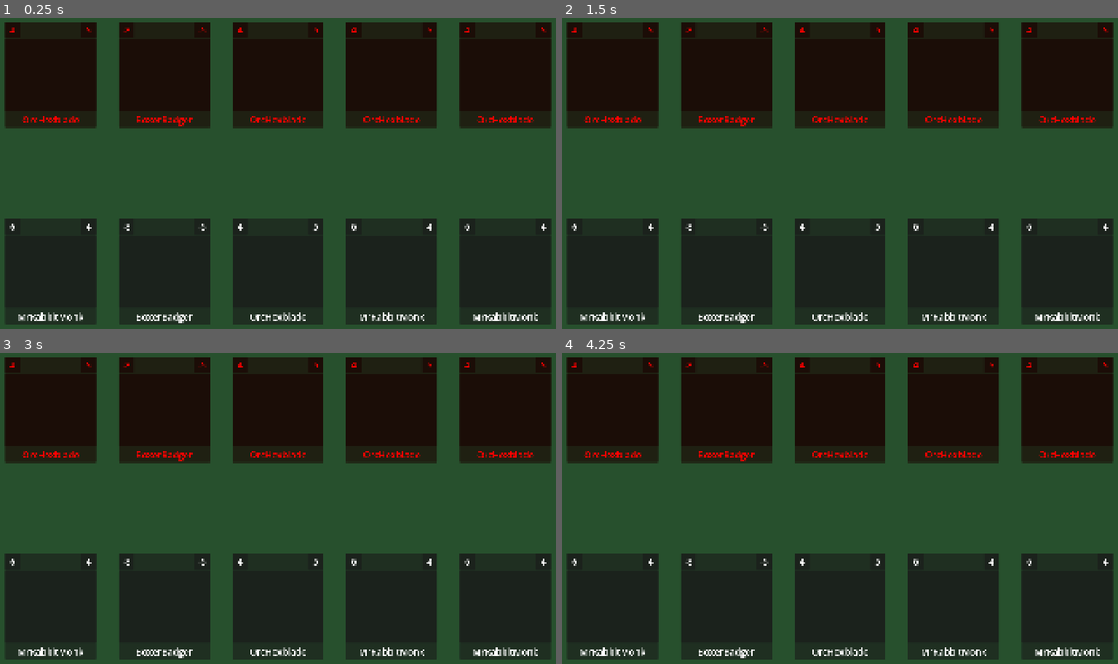
Above: before the commit, frames 1-4 (two rows, left to right).
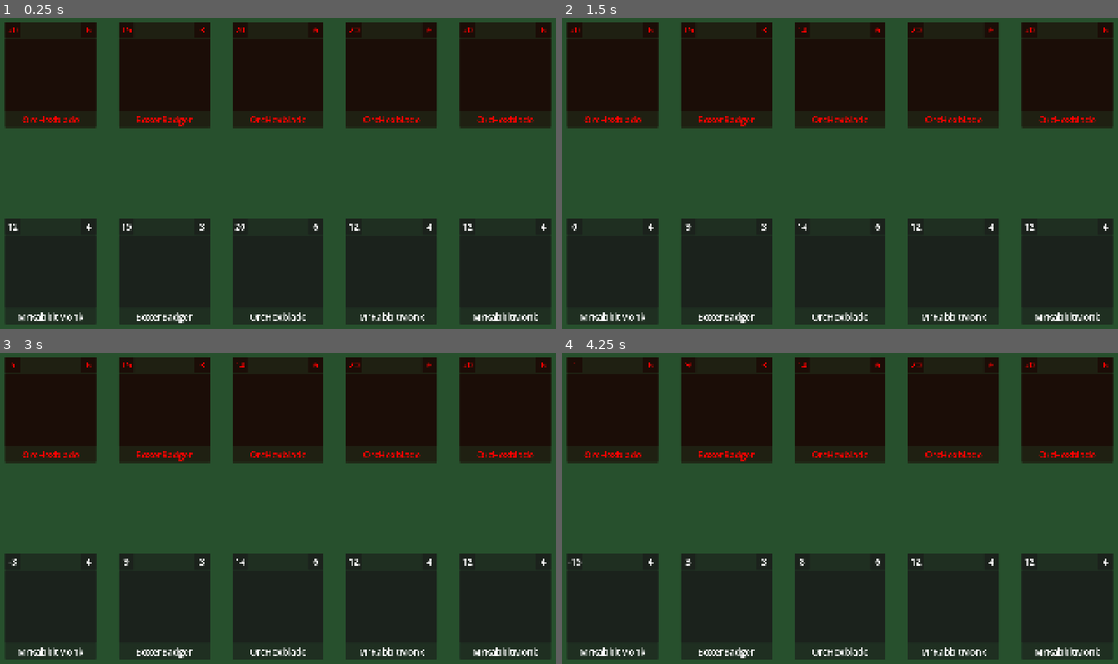
Above: after the commit, the same moments.

Repository: Castorfiber92/spelprojekt_jfk
Game: Godot game, scene res://Scenes/main.tscn
Same seed, same stepped clock (60 frames per second), same inputs: the game is played once before the commit and once after it.
Inputs:
- Up to frame 1 (0.25 s): no input
- Up to frame 2 (1.5 s): tap Enter (ui_accept) at 0.5, 0.6, 0.77, 1.07, 1.35 s
- Up to frame 3 (3 s): tap Enter (ui_accept) at 1.52, 1.82, 2, 2.1, 2.75, 2.85 s
- Up to frame 4 (4.25 s): tap Enter (ui_accept) at 3.02, 3.32, 3.5, 3.6, 3.77, 4.07 s

The runs differ from the first frame. In frame 1, 0.3% of the frame differs, in the area x 1-99%, y 3-69%; in frame 2, 0.3%; in frame 3, 0.3%; in frame 4, 0.3%.

Commit message:
Added basic combat functionality, behavior works, basic actions, turns
Added basic combat functionality with updated UI. Press space to update visuals and have the next hero act based on their speed. Added constant scripts and other minor things too.

Diff:
--- /dev/null
+++ b/Resources/Behavior/Basic Actions/Base Scripts/attack_basic.gd
@@ -0,0 +1,17 @@
+extends Behavior
+class_name attack_basic_behavior
+
+func on_execute_action(data):
+	# Calculate Damage
+	# We start with base damage and let other behaviors (like 'Strength' or 'Weakness') modify it
+	print("Initializing attack action")
+	var targets = data as Array[Hero]
+	for i in targets:
+		var damage = owner_hero.current_damage
+		var final_damage = owner_hero.apply_value_modifier("on_calculate_damage", int(damage))
+		# Apply the Attack
+		# This triggers 'on_damage_taken' inside the target hero
+		i.take_damage(final_damage, owner_hero)
+
+		# Visual Feedback
+		print(owner_hero.hero_data.name, " attacks ", i.hero_data.name, " for ", final_damage)
--- /dev/null
+++ b/Resources/Behavior/Basic Actions/attack_basic.tres
@@ -0,0 +1,9 @@
+[gd_resource type="Resource" script_class="attack_basic_behavior" format=3 uid="uid://c6ixr6o3yurip"]
+
+[ext_resource type="Script" uid="uid://d4igq00opuk1n" path="res://Resources/Behavior/Basic Actions/Base Scripts/attack_basic.gd" id="1_tiafd"]
+
+[resource]
+script = ExtResource("1_tiafd")
+name = "Basic Attack"
+target_team = 1
+metadata/_custom_type_script = "uid://d4igq00opuk1n"
--- /dev/null
+++ b/Resources/Behavior/Basic Actions/attack_multi.tres
@@ -0,0 +1,10 @@
+[gd_resource type="Resource" script_class="attack_basic_behavior" format=3 uid="uid://3ysv4ls6by1l"]
+
+[ext_resource type="Script" uid="uid://d4igq00opuk1n" path="res://Resources/Behavior/Basic Actions/Base Scripts/attack_basic.gd" id="1_18o8k"]
+
+[resource]
+script = ExtResource("1_18o8k")
+name = "Basic Multi"
+target_team = 1
+target_type = 1
+metadata/_custom_type_script = "uid://d4igq00opuk1n"
--- /dev/null
+++ b/Resources/Behavior/Passive Abilities/BonusDamage/Base Script/bonus_damage_base.gd
@@ -0,0 +1,4 @@
+extends Behavior
+class_name bonus_damage_behavior
+
+@export var bonus_damage : int
--- /dev/null
+++ b/Resources/Behavior/Passive Abilities/BonusDamage/bonus_damage_1.tres
@@ -0,0 +1,9 @@
+[gd_resource type="Resource" script_class="bonus_damage_behavior" format=3 uid="uid://b6e67a72vwacx"]
+
+[ext_resource type="Script" uid="uid://drv1abgk13i6" path="res://Resources/Behavior/Passive Abilities/BonusDamage/Base Script/bonus_damage_base.gd" id="1_yvg5t"]
+
+[resource]
+script = ExtResource("1_yvg5t")
+bonus_damage = 1
+name = "1 Bonus Damage"
+metadata/_custom_type_script = "uid://drv1abgk13i6"
--- /dev/null
+++ b/Resources/Behavior/Passive Abilities/Crit/Base Script/crit_base.gd
@@ -0,0 +1,4 @@
+extends Behavior
+class_name crit_behavior
+@export var damage_multiplier: float = 1.5
+@export var chance: float = 1.3
--- /dev/null
+++ b/Resources/Behavior/Passive Abilities/Crit/crit_basic.tres
@@ -0,0 +1,8 @@
+[gd_resource type="Resource" script_class="crit_basic" format=3 uid="uid://bpksvfrvavtvi"]
+
+[ext_resource type="Script" uid="uid://cbr7687fkpjye" path="res://Resources/Behavior/Passive Abilities/Crit/Base Script/crit_base.gd" id="1_1lpus"]
+
+[resource]
+script = ExtResource("1_1lpus")
+name = "Basic Crit"
+metadata/_custom_type_script = "uid://cbr7687fkpjye"
--- /dev/null
+++ b/Resources/Behavior/Passive Abilities/Crit/crit_normal.tres
@@ -0,0 +1,9 @@
+[gd_resource type="Resource" script_class="crit_basic" format=3 uid="uid://cyesm6lcwprv3"]
+
+[ext_resource type="Script" uid="uid://cbr7687fkpjye" path="res://Resources/Behavior/Passive Abilities/Crit/Base Script/crit_base.gd" id="1_y7nx0"]
+
+[resource]
+script = ExtResource("1_y7nx0")
+damage_multiplier = 2.0
+name = "Normal Crit"
+metadata/_custom_type_script = "uid://cbr7687fkpjye"
--- a/Resources/Hero/BoxerBadger.tres
+++ b/Resources/Hero/BoxerBadger.tres
@@ -1,10 +1,14 @@
 [gd_resource type="Resource" script_class="HeroData" format=3 uid="uid://dknc6qefv1ye"]
 
 [ext_resource type="Script" uid="uid://cg6we33ta62qy" path="res://Scripts/Heroes/HeroData.gd" id="1_16sy4"]
+[ext_resource type="Resource" uid="uid://c6ixr6o3yurip" path="res://Resources/Behavior/Basic Actions/attack_basic.tres" id="1_ydoiv"]
 
 [resource]
 script = ExtResource("1_16sy4")
 name = "BoxerBadger"
-base_HP = -8
-base_damage = -5
+base_HP = 15
+base_damage = 3
+base_speed = 1
+base_range = 1
+base_action = ExtResource("1_ydoiv")
 metadata/_custom_type_script = "uid://cg6we33ta62qy"
--- a/Resources/Hero/MrRabbitMonk.tres
+++ b/Resources/Hero/MrRabbitMonk.tres
@@ -1,10 +1,14 @@
 [gd_resource type="Resource" script_class="HeroData" format=3 uid="uid://blppyby2i0jom"]
 
 [ext_resource type="Script" uid="uid://cg6we33ta62qy" path="res://Scripts/Heroes/HeroData.gd" id="1_ai3un"]
+[ext_resource type="Resource" uid="uid://c6ixr6o3yurip" path="res://Resources/Behavior/Basic Actions/attack_basic.tres" id="1_gaoj5"]
 
 [resource]
 script = ExtResource("1_ai3un")
 name = "MrRabbitMonk"
-base_HP = 6
+base_HP = 12
 base_damage = 4
+base_speed = 1
+base_range = 1
+base_action = ExtResource("1_gaoj5")
 metadata/_custom_type_script = "uid://cg6we33ta62qy"
--- a/Resources/Hero/OrcHexblade.tres
+++ b/Resources/Hero/OrcHexblade.tres
@@ -1,10 +1,14 @@
 [gd_resource type="Resource" script_class="HeroData" format=3 uid="uid://dvivwugrwh8vr"]
 
+[ext_resource type="Resource" uid="uid://c6ixr6o3yurip" path="res://Resources/Behavior/Basic Actions/attack_basic.tres" id="1_v47r8"]
 [ext_resource type="Script" uid="uid://cg6we33ta62qy" path="res://Scripts/Heroes/HeroData.gd" id="1_x5tnt"]
 
 [resource]
 script = ExtResource("1_x5tnt")
 name = "OrcHexblade"
-base_HP = 4
-base_damage = 5
+base_HP = 20
+base_damage = 6
+base_speed = 3
+base_range = 3
+base_action = ExtResource("1_v47r8")
 metadata/_custom_type_script = "uid://cg6we33ta62qy"
--- a/Scenes/HeroSlot.gd
+++ b/Scenes/HeroSlot.gd
@@ -1,7 +1,7 @@
 extends PanelContainer
 class_name HeroSlot
 
-@export var active_hero : Hero
+@export var hero : Hero
 #enum team {HERO_ENEMY, HERO_PLAYER}
 @export var hp_label : Label
 @export var damage_label : Label
@@ -24,13 +24,13 @@
 func update_info():
 	##We are calling this whenever we need to update the labels
 	##First we check that there is, in fact, a active hero in the slot (error-check)
-	if active_hero != null:
+	if hero != null:
 		##If there is, we convert the correct variables to strings and update the information
 		##First, we show the labels again
 		toggle_visibility()
-		hp_label.text = str(active_hero.current_HP)
-		damage_label.text = str(active_hero.current_damage)
-		name_label.text = active_hero.hero_data.name
+		hp_label.text = str(hero.current_HP)
+		damage_label.text = str(hero.current_damage)
+		name_label.text = hero.hero_data.name
 	else:
 		##If there is NO hero
 		##Hide the labels
--- a/Scripts/Behaviors/Base/Behavior.gd
+++ /dev/null
@@ -1,16 +0,0 @@
-class_name Behavior
-
-@export var name : String
-##var owner_hero: Hero
-
-##Below we will have functions for every event we want to check
-##which means on_hit, on_death, on_taking_damage etc etc.
-##Then, we create resources for each behaviorData and define what said behavior is doing on every
-##event.
-
-func on_attack():
-	print("Notcrit")
-	pass
-
-func on_death():
-	pass
--- /dev/null
+++ b/Scripts/Behaviors/Base/BehaviorBase.gd
@@ -0,0 +1,31 @@
+extends Resource
+class_name BehaviorBase
+
+@export var name : String
+var owner_hero: Hero
+@export var target_team: Enums.Team
+@export var target_type: Enums.Target
+##0 range for self-targeting or if we are not using a custom range
+@export_range(0,5) var range : int
+##Below we will have functions for every event we want to check
+##which means on_hit, on_death, on_taking_damage etc etc.
+##Then, we create resources for each behaviorData and define what said behavior is doing on every
+##event.
+
+func on_execute_action(data):
+	pass
+
+func on_start_of_battle(data):
+	pass
+
+func on_attack(data):
+	pass
+
+func on_damage_dealt(data):
+	pass
+
+func on_damage_taken(data):
+	pass
+
+func on_death(data):
+	pass
--- /dev/null
+++ b/Scripts/Behaviors/Behavior.gd
@@ -0,0 +1,2 @@
+extends BehaviorBase
+class_name Behavior
--- a/Scripts/Behaviors/Behavior_Crit.gd
+++ /dev/null
@@ -1,4 +0,0 @@
-extends Behavior
-
-func on_attack():
-	print("Crit")
--- /dev/null
+++ b/Scripts/Behaviors/StatusEffect.gd
@@ -0,0 +1,2 @@
+extends BehaviorBase
+class_name StatusEffect
--- a/Scripts/Combat/CombatManager.gd
+++ b/Scripts/Combat/CombatManager.gd
@@ -2,15 +2,136 @@
 class_name CombatManager
 
 @export var combat_ui : CombatUI
-@export var slots : Array[HeroSlot]
+##hero is the key, slot is the value
+var hero_to_slot_map : Dictionary = {}
+var player_slots : Array[HeroSlot]
+var enemy_slots : Array[HeroSlot]
+var active_hero : Hero
+
 ##Below is temporary, for testing
 @export var player_heroes : Array[HeroData]
 @export var enemy_heroes : Array[HeroData]
 
+##Preloading the packed scene, this should not be here later. Create a preload script with
+##constant paths that we can check
 @onready var hero_slot: = preload("res://Scenes/HeroSlot.tscn")
 
 func _ready() -> void:
 	create_slots()
+	start_next_turn()
+
+# The Helper Function
+func wait_for_input(action_name: String):
+	# This loop 'pauses' the logic without freezing the game engine
+	while true:
+		# Wait for exactly one frame to pass
+		await get_tree().process_frame
+
+		# Check if the specific action (Space/Enter) was just pressed
+		if Input.is_action_just_pressed(action_name):
+			return # This 'resolves' the await in the calling function
+
+func start_next_turn():
+	active_hero = null
+	## Get all active heroes from the dictionary that has not yet moved
+	var candidates : Array[Hero]
+	for hero : Hero in hero_to_slot_map.keys():
+		if not hero.has_acted:
+			candidates.append(hero)
+
+	if candidates.is_empty():
+		print("Press SPACE to start the round...")
+		await wait_for_input("ui_accept")
+		print("Next round started!")
+		reset_round()
+		return
+	## Sort the heroes based on their speed
+	## Higher speed moves first
+	candidates.sort_custom(func(a, b): return a.current_speed > b.current_speed)
+
+	## The first hero in the sorted list is the winner
+	active_hero = candidates[0]
+	print("Next to act: ", active_hero.hero_data.name)
+	await wait_for_input("ui_accept")
+	# Trigger the turn flow
+	execute_turn(active_hero)
+	# Update the visuals
+	update_UI()
+
+func update_UI():
+	for slot in hero_to_slot_map.values():
+		slot.update_info()
+
+func execute_turn(hero: Hero):
+	# We grab the base action, that might be a heal, an attack etc.
+	var base_action = hero.hero_data.base_action
+	# We find a proper target(s) for the action
+	# We might need additional checks here for single target/multi target etc
+	var targets = get_valid_targets(hero, base_action)
+	# After finding a target, we perform the action
+	perform_action(hero, targets)
+
+func perform_action(source : Hero, targets: Array[Hero]):
+	# We trigger the actual behavior event on the corresponding target
+	print("performing action...")
+	source.trigger_behavior_event("on_execute_action", targets)
+	# We update that the hero has made their action
+	source.has_acted = true
+	# We start the next turn
+	start_next_turn()
+
+func get_valid_targets(source: Hero, action: Behavior) -> Array[Hero]:
+	var candidates: Array[HeroSlot] = []
+
+	# Determine which team array to look at by the definition in a behavior
+	match action.target_team:
+		Enums.Team.ENEMY:
+			candidates = get_enemy_slots(source)
+		Enums.Team.FRIEND:
+			candidates = get_friendly_slots(source)
+		Enums.Team.SELF:
+			return [source]
+
+	# Determine the range to use, if the range of the action is set to 0 we use the range of the hero
+	var r = action.range if action.range > 0 else source.current_range
+	var action_range = source.apply_value_modifier("on_calculate_range", r)
+
+	# Filter by Range
+	var reachables: Array[Hero] = []
+	for i in candidates.size():
+		if candidates[i].hero != null and (i + 1) <= action_range:
+			reachables.append(candidates[i].hero)
+	##Check if the action is a target action, in that case return a random target
+	if action.target_type == Enums.Target.SINGLE:
+		if not reachables.is_empty():
+			var target = reachables.pick_random()
+			reachables.clear()
+			reachables.append(target)
+
+	return reachables
+
+func get_enemy_slots(source: Hero) -> Array[HeroSlot]:
+	# If the source is a Player, their enemies are in the enemy_slots
+	if source.team == Enums.Team.FRIEND:
+		return enemy_slots
+	else:
+		return player_slots
+
+func get_friendly_slots(source: Hero) -> Array[HeroSlot]:
+	# If the source is a Player, their friends are in the player_slots
+	if source.team == Enums.Team.FRIEND:
+		return player_slots
+	else:
+		return enemy_slots
+
+func reset_round():
+	##Update the boolean status
+	for hero : Hero in hero_to_slot_map.keys():
+		hero.has_acted = false
+		#Check for round start behavior
+		hero.trigger_behavior_event("on_round_start")
+
+	start_next_turn()
 
 func create_slots():
 	##Here we will create slots according to the playerparty (which does not exist right now)
@@ -19,31 +140,27 @@
 	load_player_party()
 	load_enemy_party()
 
-
 func set_hero(slot : HeroSlot, hero : Hero):
-	slot.active_hero = hero
+	##Assign the corresponding hero to the slot
+	slot.hero = hero
+	##Map the slot/hero combination to the dictionary
+	hero_to_slot_map[hero] = slot
+	##Update the ui of the slot
 	slot.update_info()
-
-func remove_hero(slot : HeroSlot):
-	slot.active_hero = null
-
-func initialize_combat():
-	pass
 
 func load_player_party():
 	for i in player_heroes:
 		var slot : HeroSlot = hero_slot.instantiate()
 		##Add it to the UI
 		combat_ui.player_party.add_child(slot)
-		##Assign the team to Player
-		#slot.currentTeam = slot.currentTeam.HERO_PLAYER
-		##Add it to our array
-		slots.append(slot)
 		##Create a Hero class from the HeroData (so we don't mess up the Resource)
 		var hero = Hero.new()
 		##Set the Hero data according to the HeroData in the array above
 		hero.hero_data = i
 		hero.initialize_data()
+		##Assign the team to Player Array
+		player_slots.append(slot)
+		hero.team = Enums.Team.FRIEND
 		##Update the slot with the correct hero
 		set_hero(slot, hero)
 
@@ -52,14 +169,19 @@
 		var slot : HeroSlot = hero_slot.instantiate()
 		##Add it to the UI
 		combat_ui.enemy_party.add_child(slot)
-		##Assign the team to Player
-		##slot.team = slot.team.HERO_ENEMY
-		##Add it to our array
-		slots.append(slot)
 		##Create a Hero class from the HeroData (so we don't mess up the Resource)
 		var hero = Hero.new()
-		##Set the Hero class data according to the HeroData in the array above
+		##Set the Hero data according to the HeroData in the array above
 		hero.hero_data = i
 		hero.initialize_data()
+		##Assign the team to Enemy Array
+		enemy_slots.append(slot)
+		hero.team = Enums.Team.ENEMY
 		##Update the slot with the correct hero
 		set_hero(slot, hero)
+
+func remove_hero(slot : HeroSlot):
+	slot.hero = null
+
+func initialize_combat():
+	pass
--- /dev/null
+++ b/Scripts/Constants/Enums.gd
@@ -0,0 +1,3 @@
+extends Node
+enum Team {FRIEND, ENEMY, SELF}
+enum Target {SINGLE, MULTI}
--- /dev/null
+++ b/Scripts/Constants/Preloads.gd
@@ -0,0 +1,2 @@
+extends Node
+##Paths to different packedscene objects
--- a/Scripts/Heroes/Hero.gd
+++ b/Scripts/Heroes/Hero.gd
@@ -1,9 +1,15 @@
 extends Node2D
 class_name Hero
 
-@export var hero_data : HeroData
-@export var current_HP : int
-@export var current_damage : int
+var hero_data : HeroData
+var current_HP : int
+var current_damage : int
+var current_speed : int
+var current_range : int
+
+@export var team: Enums.Team = Enums.Team.FRIEND
+
+var has_acted = false
 var behaviors: Dictionary [String, Behavior]
 
 func _ready() -> void:
@@ -13,8 +19,22 @@
 func initialize_data():
 	## This loads the information from the base resource class HeroData (which we do NOT want to meddle with)
 	## into the Hero class.
+	add_behavior(hero_data.base_action)
 	current_HP = hero_data.base_HP
 	current_damage = hero_data.base_damage
+	current_speed = hero_data.base_speed
+	current_range = hero_data.base_range
+	print("Hero Initialized: ", hero_data.name)
+	print("Source Speed: ", hero_data.base_speed, " -> Result: ", current_speed)
+	print("Source Damage: ", hero_data.base_damage, " -> Result: ", current_damage)
+	print("Source HP: ", hero_data.base_HP, " -> Result: ", current_HP)
+	print("Source Range: ", hero_data.base_range, " -> Result: ", current_range)
+
+func take_damage(damage : int, source : Hero):
+	#Here we call the on_take_damage event to check behaviors
+	#We deal damage according to the calculated damage
+	current_HP -= damage
+
 
 func add_behavior(behavior: Behavior):
 	## This is used when we add another behavior to the Hero. Such as when an item is added, when a buff
@@ -42,6 +62,7 @@
 		behaviors.erase(behavior_name)
 
 func trigger_behavior_event(event_name: String, data = null):
+	print("Triggering ", event_name, " event.")
 	for i in behaviors:
 		if behaviors[i].has_method(event_name):
 			behaviors[i].call(event_name, data)
--- a/Scripts/Heroes/HeroData.gd
+++ b/Scripts/Heroes/HeroData.gd
@@ -2,5 +2,10 @@
 class_name HeroData
 
 @export var name : String
-@export var base_HP : int
-@export var base_damage : int
+@export_range(10,50) var base_HP : int
+@export_range(1,10) var base_damage : int
+@export_range(1,100) var base_speed : int
+@export_range(1,5) var base_range : int
+@export var base_action : Behavior
+@export_group("Base abilities")
+@export var abilities : Behavior
--- a/project.godot
+++ b/project.godot
@@ -18,6 +18,11 @@
 run/main_scene="uid://dyw3gk74lxop3"
 config/features=PackedStringArray("4.6", "Mobile")
 
+[autoload]
+
+Enums="*uid://dwt4brpj5327"
+Preloads="*uid://dt72ff4iabpl0"
+
 [display]
 
 window/size/viewport_width=1920
Not shown, added: Resources/Behavior/Basic Actions/Base Scripts/attack_basic.gd.uid
Not shown, added: Resources/Behavior/Passive Abilities/BonusDamage/Base Script/bonus_damage_base.gd.uid
Not shown, added: Resources/Behavior/Passive Abilities/Crit/Base Script/crit_base.gd.uid
Renamed: Scripts/Behaviors/Base/Behavior.gd.uid -> Scripts/Behaviors/Base/BehaviorBase.gd.uid
Not shown, added: Scripts/Behaviors/Behavior.gd.uid
Not shown, removed: Scripts/Behaviors/Behavior_Crit.gd.uid
Not shown, added: Scripts/Behaviors/StatusEffect.gd.uid
Not shown, added: Scripts/Constants/Enums.gd.uid
Not shown, added: Scripts/Constants/Preloads.gd.uid
